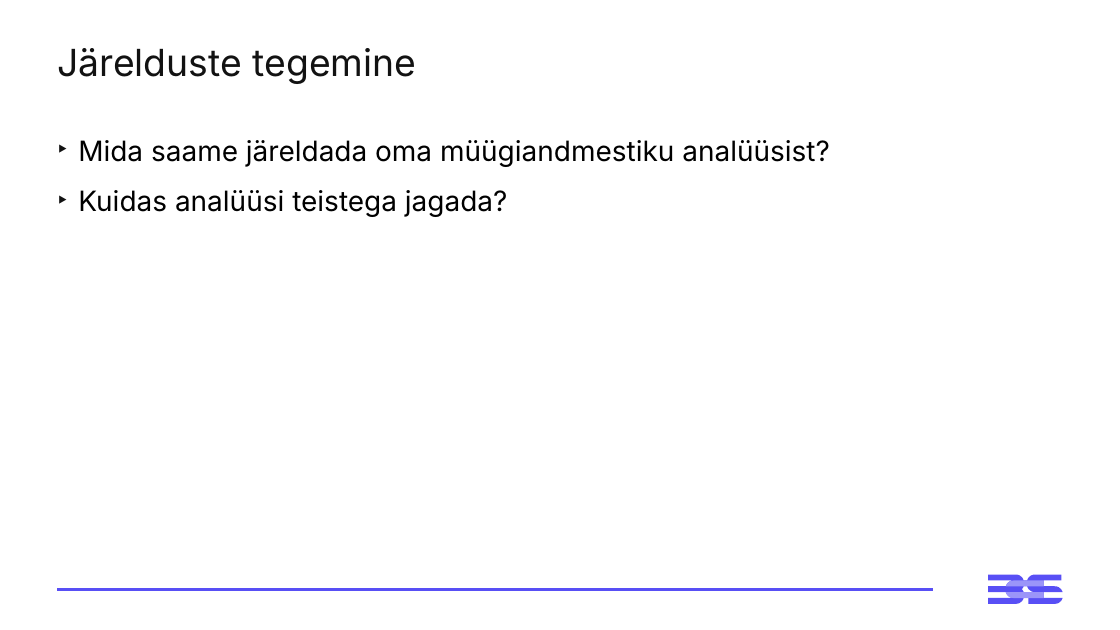
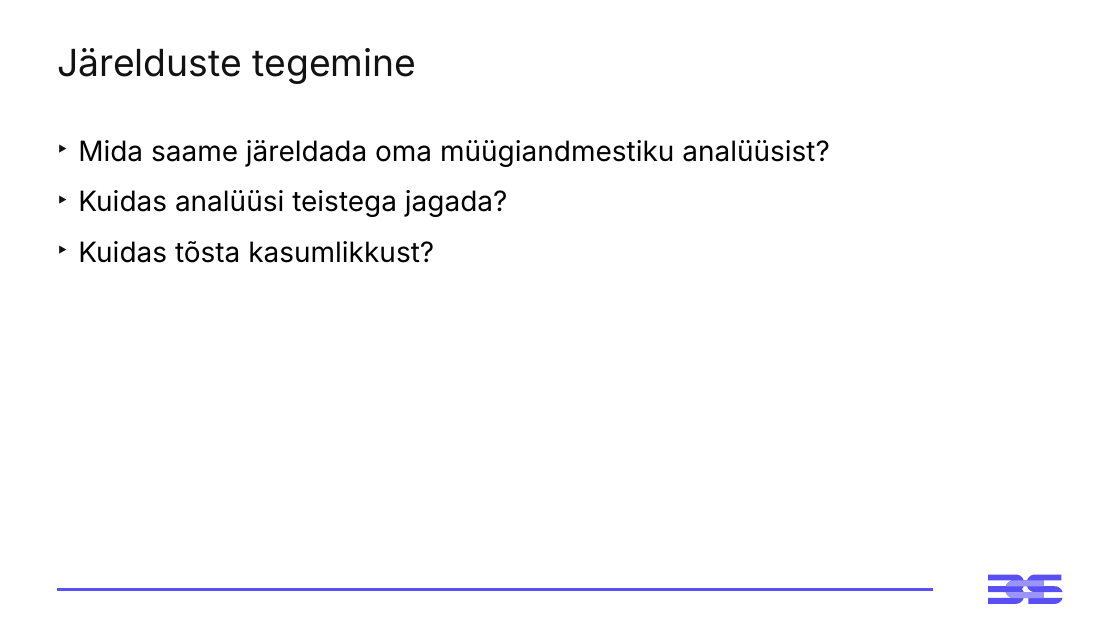
Before and after one commit to virverani/andmetarkus_2026_kevad, a slide deck: slide 21 of Day3/3-paev-andmetarkus-esitlus.pptx. Drawn at 1120x630 pixels with LibreOffice and Linux fonts; fonts in the diff are those of the drawing. Boxes give left, top, right and bottom in pixels: in the first picture for what was removed or moved away, otherwise in the second. Text is boxed around its words. In the diff, an @@ line names an element or a change of style, - is before the commit and + after.

```diff
--- a/Day3/3-paev-andmetarkus-esitlus.pptx
+++ b/Day3/3-paev-andmetarkus-esitlus.pptx
@@ text at bbox=[78, 241, 434, 263]: paragraph added @@
+‣ Kuidas tõsta kasumlikkust?
```
Also in this commit, not shown: 5 other files.
